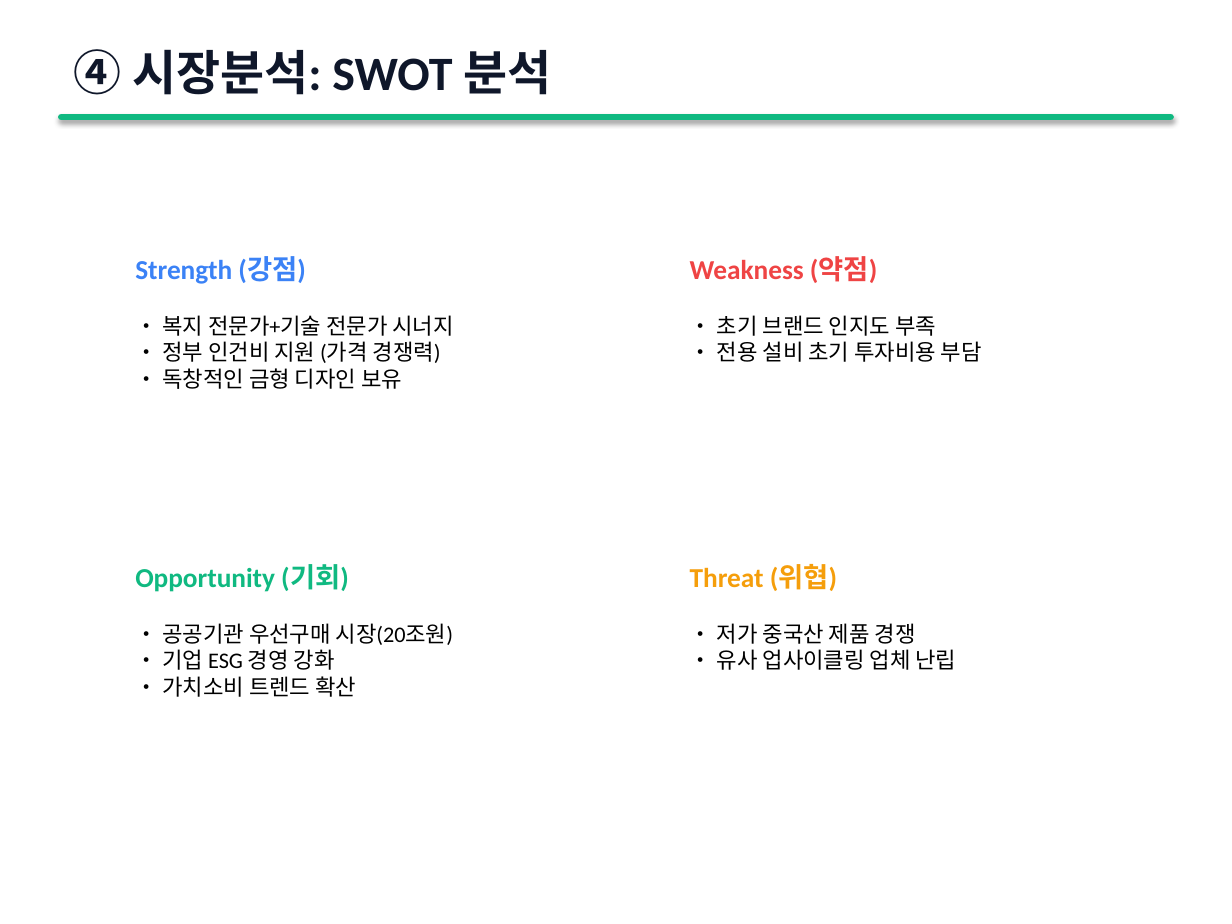
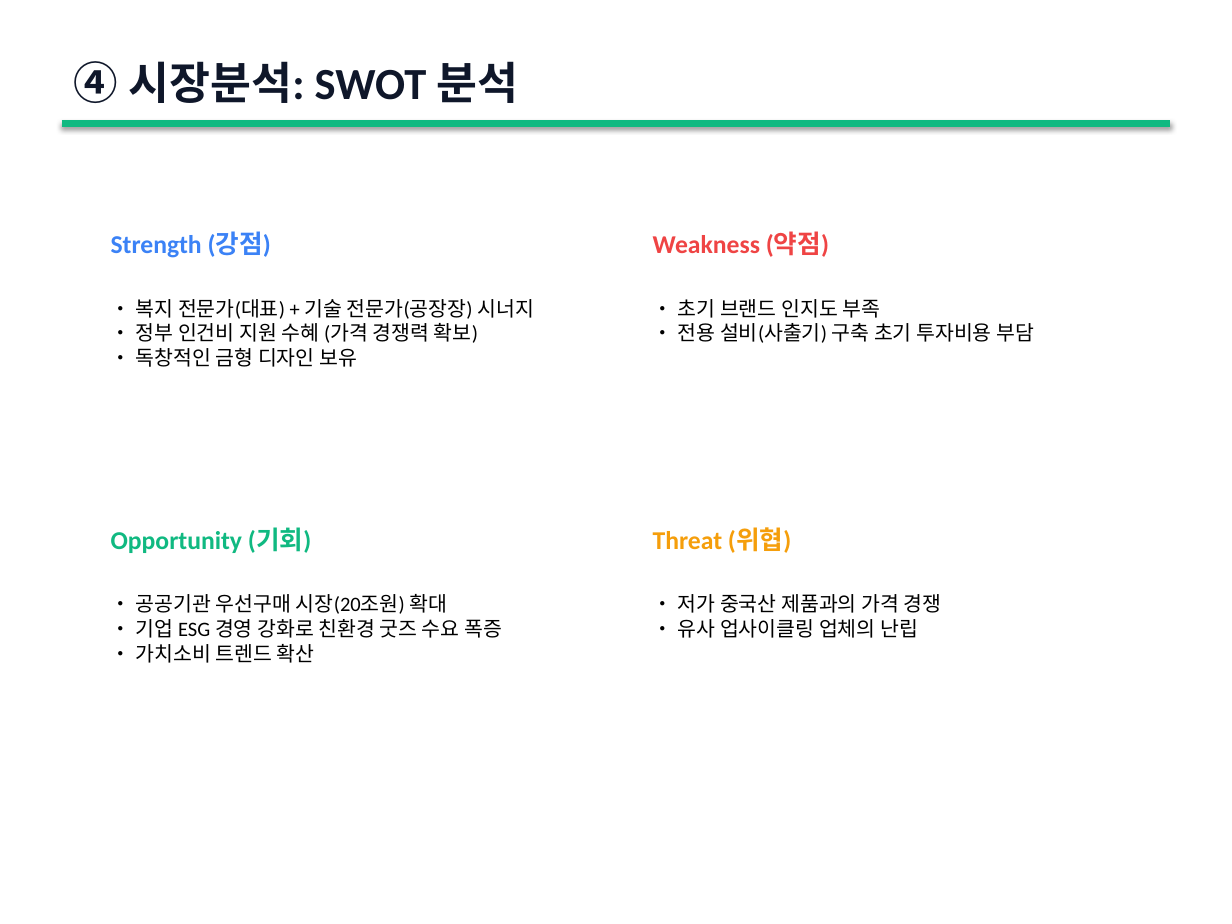
Before and after one commit to ROYSOE/claude-quickstarts, a slide deck: slide 6 of ReSpring_Business_Plan.pptx. Drawn at 1232x924 pixels with LibreOffice and Linux fonts; fonts in the diff are those of the drawing. Boxes give left, top, right and bottom in pixels: in the first picture for what was removed or moved away, otherwise in the second. Text is boxed around its words. In the diff, an @@ line names an element or a change of style, - is before the commit and + after.

```diff
--- a/ReSpring_Business_Plan.pptx
+++ b/ReSpring_Business_Plan.pptx
@@ text "④ 시장분석: SWOT 분석": place and size @@
-text "④ 시장분석: SWOT 분석" at (74,49,551,95)
+text "④ 시장분석: SWOT 분석" at (74,61,519,103)
@@ text "④ 시장분석: SWOT 분석" at (74,61,519,103): size 28 to 26 pt @@
@@ rectangle removed at (62,117,1170,117) @@
@@ line added from (62, 123) to (1170, 123), #10B981 4 pt @@
@@ text "Strength (강점)": place and size @@
-text "Strength (강점)" at (135,257,453,389)
+text "Strength (강점)" at (111,232,534,367)
@@ text at (111,232,357,367): size 16 to 15 pt in "Strength (강점)"; size 13 to 12 pt in "• 독창적인 금형 디자인 보유" @@
@@ text "Weakness (약점)": place and size @@
-text "Weakness (약점)" at (690,257,982,362)
+text "Weakness (약점)" at (653,232,1034,343)
@@ text at (653,232,880,318): size 16 to 15 pt in "Weakness (약점)"; size 13 to 12 pt in "• 초기 브랜드 인지도 부족" @@
@@ text at (136,299,534,343): text changed; size 13 to 12 pt @@
-• 복지 전문가+기술 전문가 시너지
-• 정부 인건비 지원 (가격 경쟁력)
+• 복지 전문가(대표) + 기술 전문가(공장장) 시너지
+• 정부 인건비 지원 수혜 (가격 경쟁력 확보)
@@ text at (678,323,1034,343): text changed; size 13 to 12 pt @@
-• 전용 설비 초기 투자비용 부담
+• 전용 설비(사출기) 구축 초기 투자비용 부담
@@ text "Opportunity (기회)": place and size @@
-text "Opportunity (기회)" at (135,565,453,697)
+text "Opportunity (기회)" at (111,528,502,663)
@@ text at (111,528,315,663): size 16 to 15 pt in "Opportunity (기회)"; size 13 to 12 pt in "• 가치소비 트렌드 확산" @@
@@ text "Threat (위협)": place and size @@
-text "Threat (위협)" at (690,565,956,670)
+text "Threat (위협)" at (653,528,942,638)
@@ text at (653,528,791,553): size 16 to 15 pt in "Threat (위협)" @@
@@ text at (136,594,502,638): text changed; size 13 to 12 pt @@
-• 공공기관 우선구매 시장(20조원)
-• 기업 ESG 경영 강화
+• 공공기관 우선구매 시장(20조원) 확대
+• 기업 ESG 경영 강화로 친환경 굿즈 수요 폭증
@@ text at (678,594,942,638): text changed; size 13 to 12 pt @@
-• 저가 중국산 제품 경쟁
-• 유사 업사이클링 업체 난립
+• 저가 중국산 제품과의 가격 경쟁
+• 유사 업사이클링 업체의 난립
```
Also in this commit, not shown: 16 other slides changed, 1 other file.
